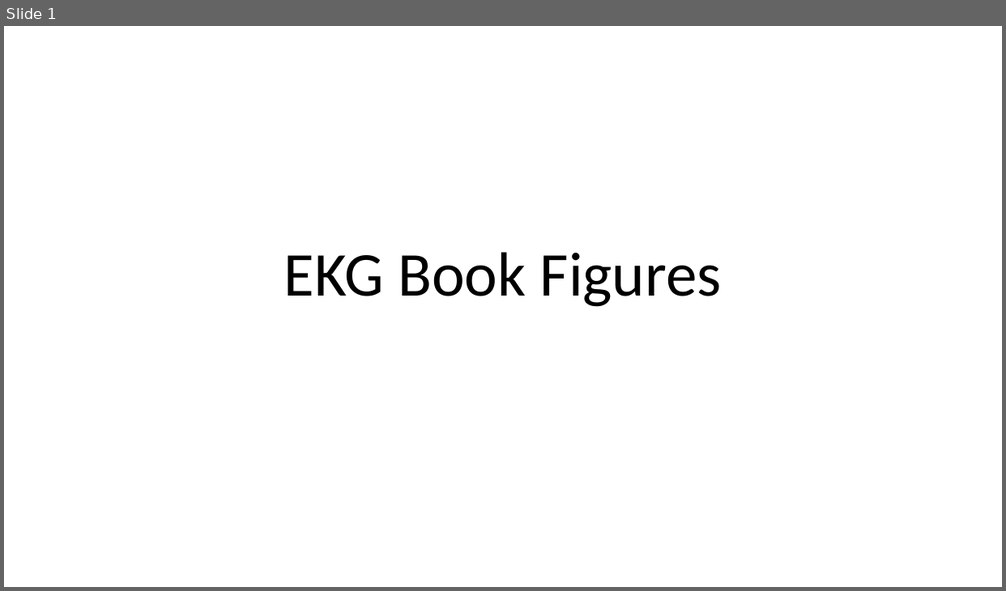
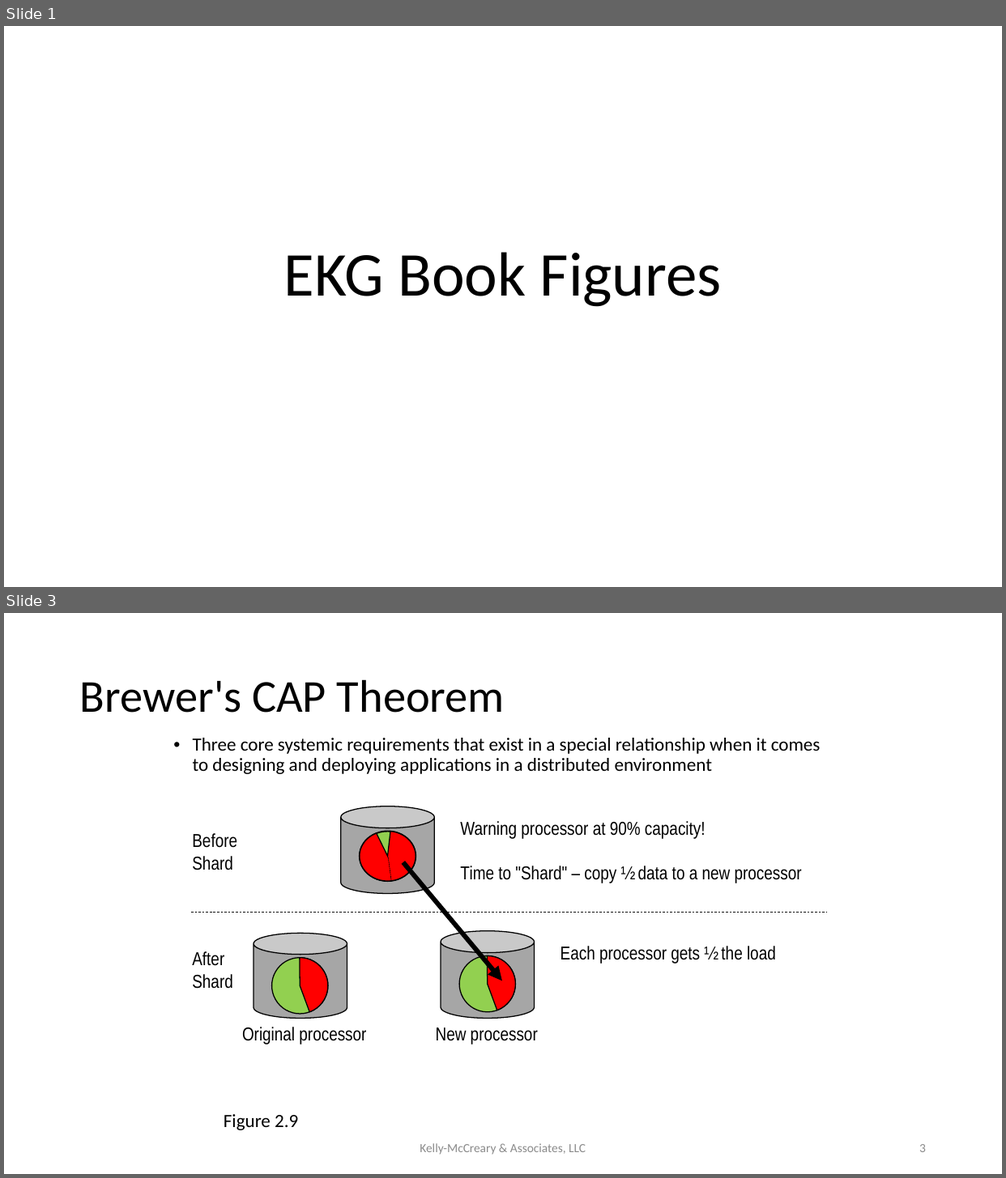
Before and after one commit to dmccreary/ekg-book, a slide deck: docs/presentations/ekg-book-figures.pptx. Shown one above the other, each under a label of ours: slide 1 before the commit, slides 1 and 3 after it; the slides between them are not shown. The pictures are 1006x591 and 1006x1178 pixels, drawn with LibreOffice and Linux fonts; fonts in the diff are those of the drawing. Boxes give left, top, right and bottom in pixels: in the first picture for what was removed or moved away, otherwise in the second. Text is boxed around its words. In the diff, an @@ line names an element or a change of style, - is before the commit and + after.

```diff
--- a/docs/presentations/ekg-book-figures.pptx
+++ b/docs/presentations/ekg-book-figures.pptx
@@ slide 3 added at <box>4,613,1002,1174</box>, background #FFFFFF @@
@@ title added at <box>80,679,505,713</box>, 44 pt, text #000000 @@
+Brewer's CAP Theorem
@@ text added at <box>193,738,820,774</box>, 18 pt, text #000000 @@
+• Three core systemic requirements that exist in a special relationship when it comes to designing and deploying applications in a distributed environment
@@ cylinder added at <box>341,806,434,894</box>, fill #A6A6A6, outline #000000 1 pt @@
@@ text added at <box>460,821,802,884</box>, 18 pt, text #000000 @@
+Warning processor at 90% capacity!
+Time to "Shard" – copy ½ data to a new processor
@@ text added at <box>192,833,237,871</box>, 18 pt, text #000000 @@
+Before
+Shard
@@ ellipse added at <box>360,832,415,882</box>, fill #92D050, outline #000000 1.5 pt @@
@@ pie slice (boxed as its full ellipse) added at <box>360,832,415,882</box>, fill #FF0000, outline #000000 1 pt @@
@@ line added from (388, 858) to (391, 881), #000000 0.5 pt dashed @@
@@ arrow added from (403, 862) to (502, 982), #000000 4.5 pt @@
@@ line added from (191, 913) to (828, 913), #000000 0.5 pt dashed @@
@@ text added at <box>192,952,232,989</box>, 18 pt, text #000000 @@
+After
+Shard
@@ cylinder added at <box>253,934,347,1019</box>, fill #A6A6A6, outline #000000 1 pt @@
@@ cylinder added at <box>441,931,534,1019</box>, fill #A6A6A6, outline #000000 1 pt @@
@@ text added at <box>560,946,776,964</box>, 18 pt, text #000000 @@
+Each processor gets ½ the load
@@ ellipse added at <box>272,958,328,1014</box>, fill #92D050, outline #000000 1 pt @@
@@ pie slice (boxed as its full ellipse) added at <box>272,958,328,1014</box>, fill #FF0000, outline #000000 1 pt @@
@@ ellipse added at <box>459,956,515,1012</box>, fill #92D050, outline #000000 1 pt @@
@@ pie slice (boxed as its full ellipse) added at <box>459,956,515,1012</box>, fill #FF0000, outline #000000 1 pt @@
@@ text added at <box>242,1027,366,1045</box>, 18 pt, text #000000 @@
+Original processor
@@ text added at <box>436,1028,538,1045</box>, 18 pt, text #000000 @@
+New processor
@@ text added at <box>224,1114,298,1131</box>, 18 pt, text #000000 @@
+Figure 2.9
@@ text added at <box>420,1144,586,1155</box>, 12 pt, text #8C8C8C @@
+Kelly-McCreary & Associates, LLC
@@ page number added at <box>919,1144,926,1152</box>, 12 pt, text #8C8C8C @@
+3
```
Also in this commit, not shown: 2 other slides added, 2 other files.
